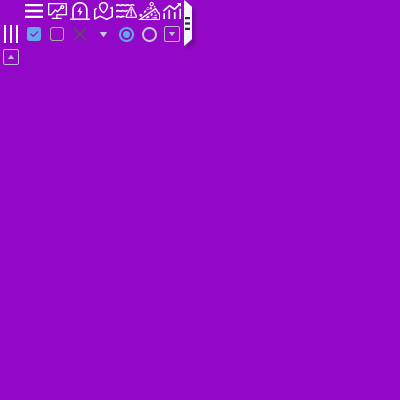
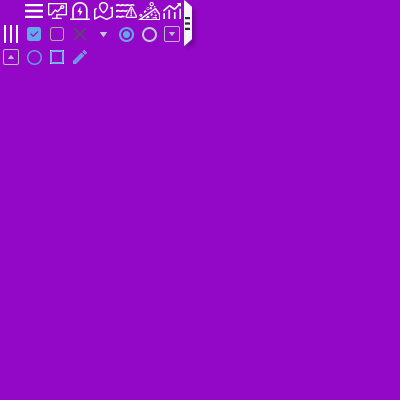
Before/after of a (400, 400) layered artwork. What changed in the layer stack:
added layer "图层 5" above "图层 4" over [73, 50, 87, 64]
added layer "图层 4" above "图层 3" over [50, 50, 64, 64]
added layer "图层 3" above "矢量智能对象 副本 2" over [27, 50, 42, 65]
